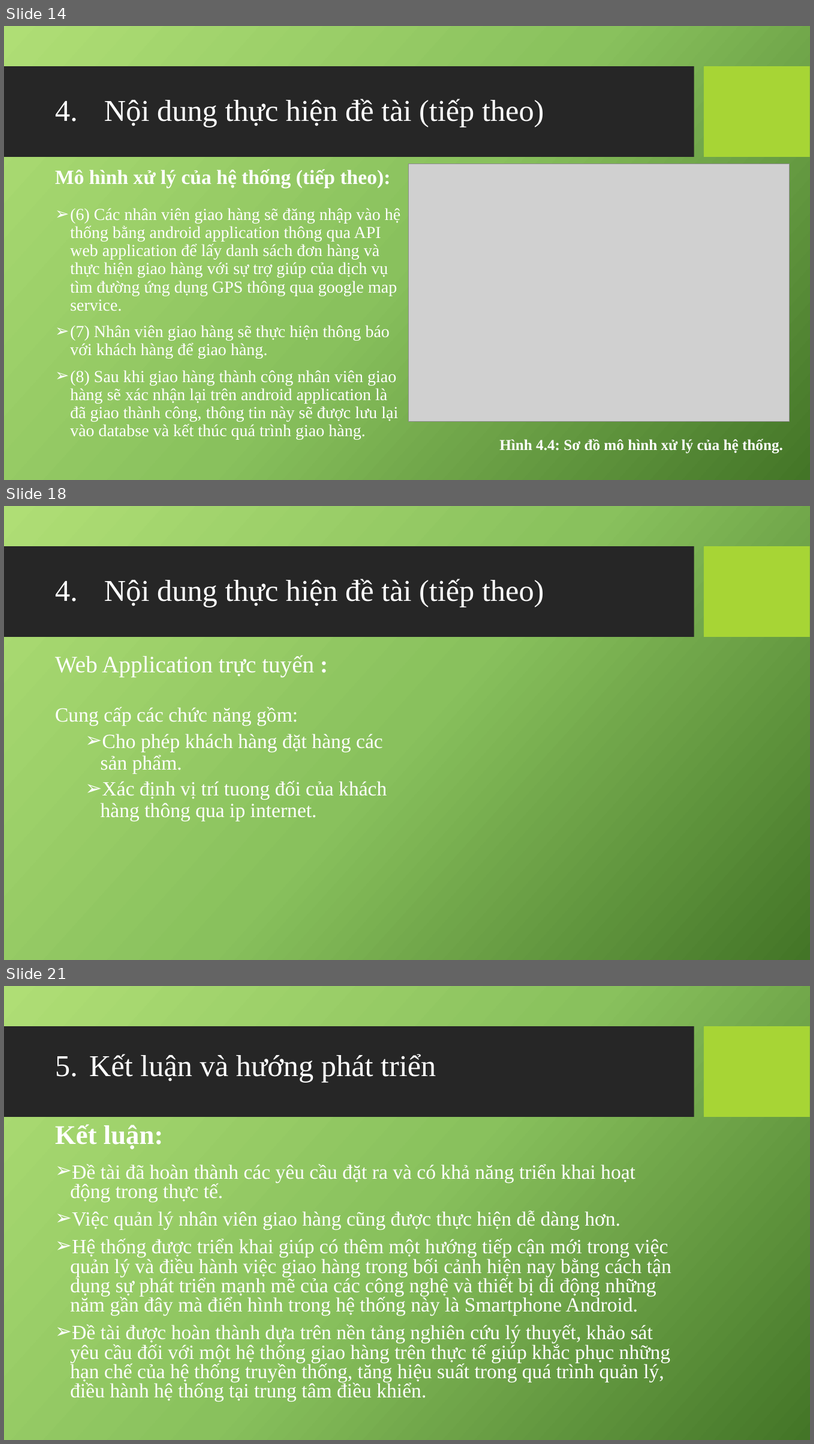
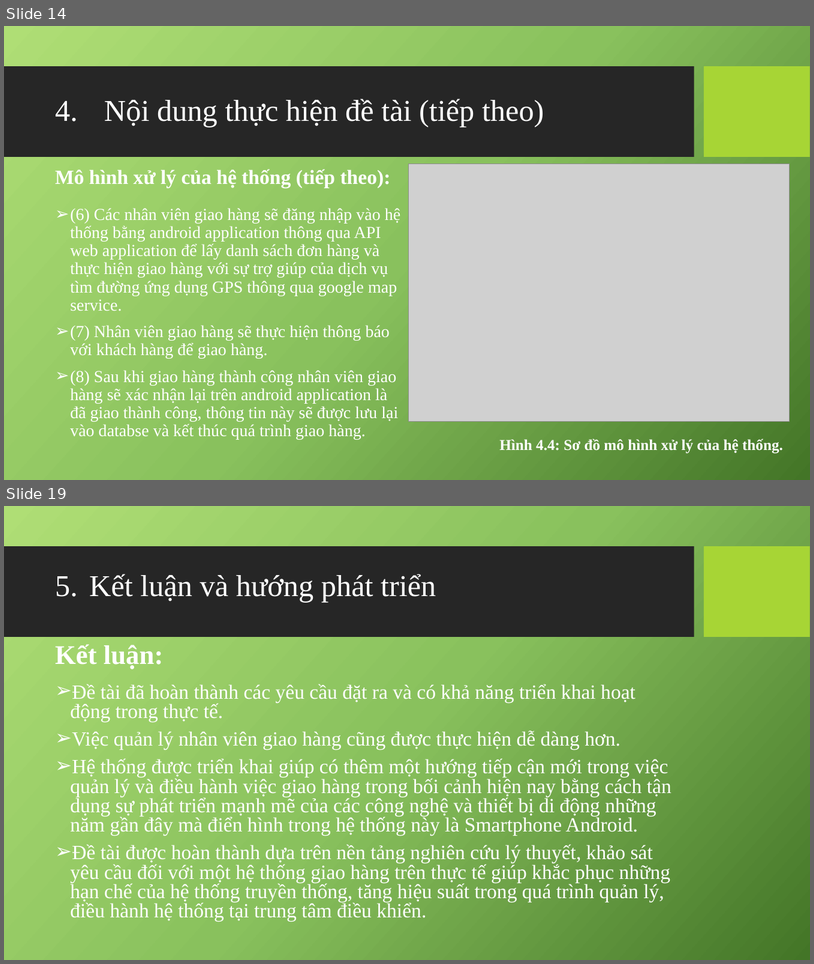
Before and after one commit to mrbadao/ordersys, a slide deck: 04_Documents/10520490_Khoa_Luan_Tot_Nghiep.pptx. Shown one above the other, each under a label of ours: slides 14, 18 and 21 before the commit, slides 14 and 19 after it; the slides between them are not shown. The pictures are 814x1444 and 814x964 pixels, drawn with LibreOffice and Linux fonts; fonts in the diff are those of the drawing; grey boxes stand for pictures; background and template pictures are left out. Boxes give left, top, right and bottom in pixels: in the first picture for what was removed or moved away, otherwise in the second. Text is boxed around its words. In the diff, an @@ line names an element or a change of style, - is before the commit and + after.

```diff
--- a/04_Documents/10520490_Khoa_Luan_Tot_Nghiep.pptx
+++ b/04_Documents/10520490_Khoa_Luan_Tot_Nghiep.pptx
@@ slide 18 removed at box(4, 506, 810, 960), background picture (left out); not listed: 2 template elements that a slide beside it also shows @@
@@ title removed at box(104, 579, 544, 607) @@
-4. Nội dung thực hiện đề tài (tiếp theo)
@@ text removed at box(55, 655, 314, 677) @@
-Web Application trực tuyến :
@@ text removed at box(55, 706, 387, 821) @@
-Cung cấp các chức năng gồm:
-  ➢ Cho phép khách hàng đặt hàng các sản phẩm.
-  ➢ Xác định vị trí tuong đối của khách hàng thông qua ip internet.
@@ what was slide 21 is now slide 19 @@
```
Also in this commit, not shown: 4 slides changed, 1 other slide removed.
